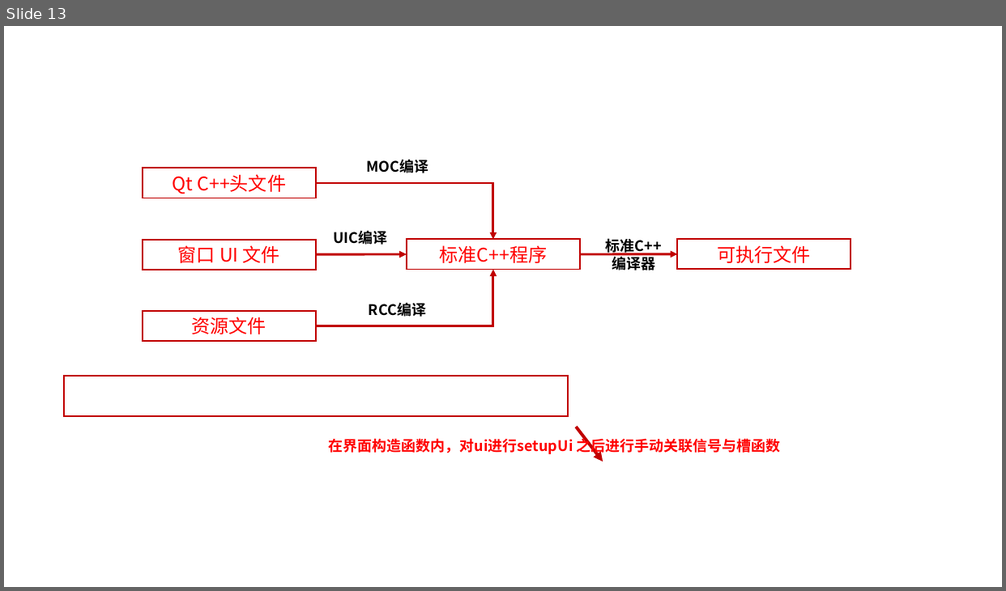
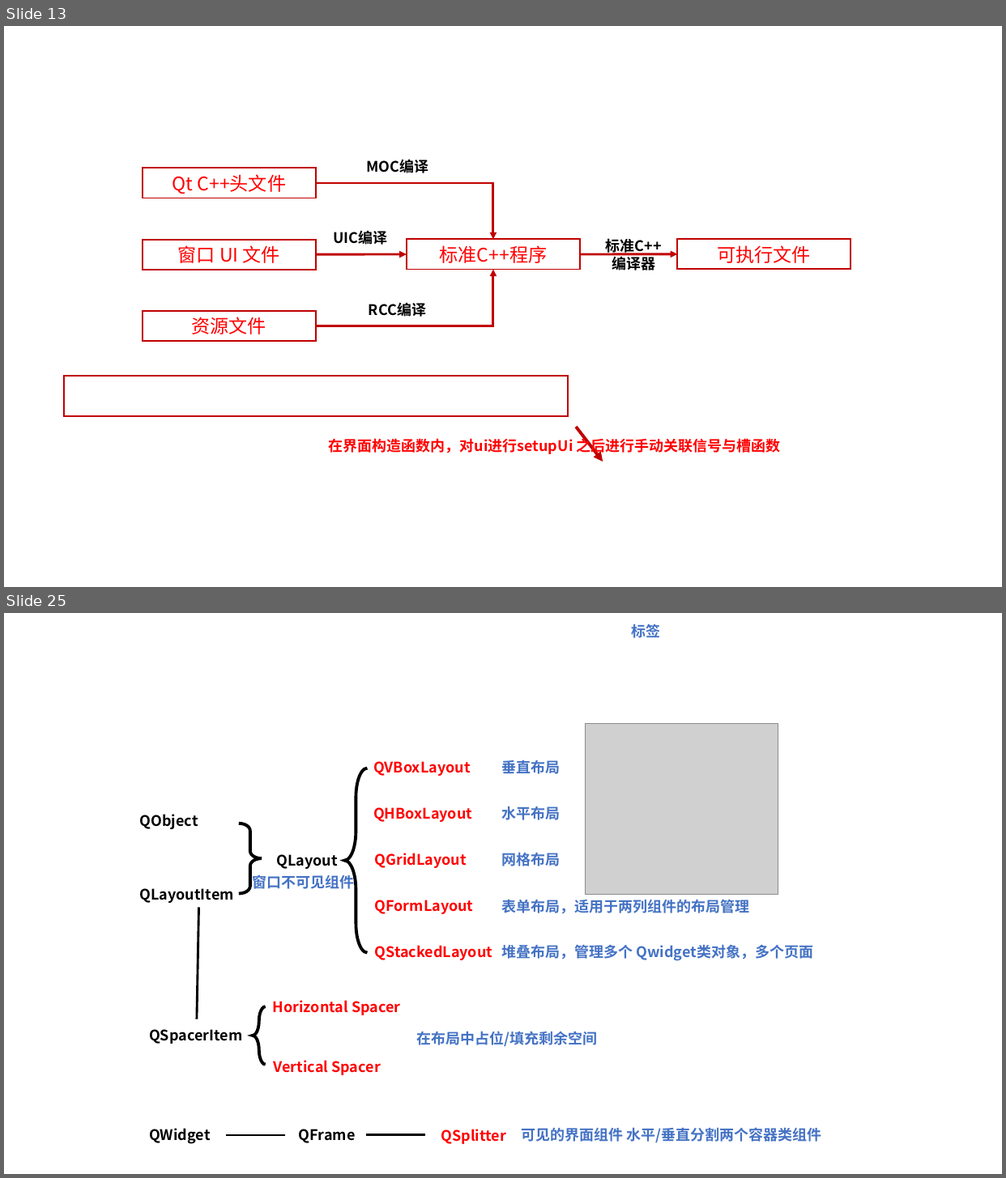
Before and after one commit to LQF376/QtmyLearn, a slide deck: pic.pptx. Shown one above the other, each under a label of ours: slide 13 before the commit, slides 13 and 25 after it; the slides between them are not shown. The pictures are 1006x591 and 1006x1178 pixels, drawn with LibreOffice and Linux fonts; fonts in the diff are those of the drawing; grey boxes stand for pictures. Boxes give left, top, right and bottom in pixels: in the first picture for what was removed or moved away, otherwise in the second. Text is boxed around its words. In the diff, an @@ line names an element or a change of style, - is before the commit and + after.

```diff
--- a/pic.pptx
+++ b/pic.pptx
@@ slide 25 added at [4,613,1002,1174], background #FFFFFF @@
@@ text added at [632,624,661,638], 14 pt, text #4472C4, bold @@
+标签
@@ picture added at [585,724,778,895] @@
@@ left brace added at [345,768,367,953], outline #000000 3 pt @@
@@ text added at [373,761,470,776], 14 pt, text #FF0000, bold @@
+QVBoxLayout
@@ text added at [501,760,560,774], 14 pt, text #4472C4, bold @@
+垂直布局
@@ text added at [501,806,560,820], 14 pt, text #4472C4, bold @@
+水平布局
@@ text added at [140,814,198,829], 14 pt, text #000000, bold @@
+QObject
@@ left brace added at [239,824,262,894], outline #000000 3 pt @@
@@ text added at [373,807,472,822], 14 pt, text #FF0000, bold @@
+QHBoxLayout
@@ text added at [276,854,337,869], 14 pt, text #000000, bold @@
+QLayout
@@ text added at [375,853,467,868], 14 pt, text #FF0000, bold @@
+QGridLayout
@@ text added at [501,852,560,867], 14 pt, text #4472C4, bold @@
+网格布局
@@ text added at [253,872,355,892], 14 pt, text #4472C4, bold @@
+窗口不可见组件
@@ text added at [140,888,234,903], 14 pt, text #000000, bold @@
+QLayoutItem
@@ text added at [375,900,474,914], 14 pt, text #FF0000, bold @@
+QFormLayout
@@ text added at [501,899,749,914], 14 pt, text #4472C4, bold @@
+表单布局，适用于两列组件的布局管理
@@ line added from (198, 907) to (197, 1020), #000000 2.25 pt @@
@@ text added at [375,945,493,960], 14 pt, text #FF0000, bold @@
+QStackedLayout
@@ text added at [501,944,814,961], 14 pt, text #4472C4, bold @@
+堆叠布局，管理多个 Qwidget类对象，多个页面
@@ text added at [273,1000,400,1016], 14 pt, text #FF0000, bold @@
+Horizontal Spacer
@@ left brace added at [253,1007,266,1064], outline #000000 3 pt @@
@@ text added at [149,1029,242,1044], 14 pt, text #000000, bold @@
+QSpacerItem
@@ text added at [416,1031,597,1047], 14 pt, text #4472C4, bold @@
+在布局中占位/填充剩余空间
@@ text added at [274,1060,380,1076], 14 pt, text #FF0000, bold @@
+Vertical Spacer
@@ text added at [149,1128,211,1144], 14 pt, text #000000, bold @@
+QWidget
@@ line added from (226, 1135) to (285, 1135), #000000 2.25 pt @@
@@ text added at [299,1129,356,1144], 14 pt, text #000000, bold @@
+QFrame
@@ line added from (366, 1135) to (425, 1135), #000000 2.25 pt @@
@@ text added at [441,1129,507,1144], 14 pt, text #FF0000, bold @@
+QSplitter
@@ text added at [521,1127,821,1144], 14 pt, text #4472C4, bold @@
+可见的界面组件 水平/垂直分割两个容器类组件
```
Also in this commit, not shown: 27 other slides added, 1 slide removed, 36 other files.
